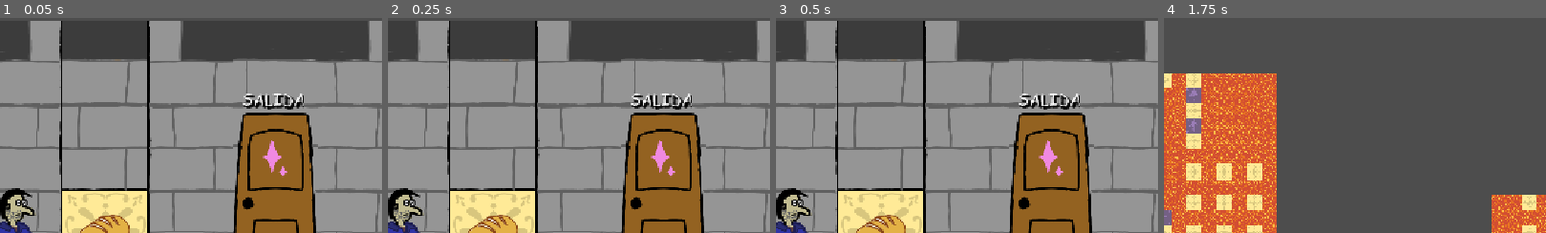
Above: before the commit, frames 1-4 (left to right).
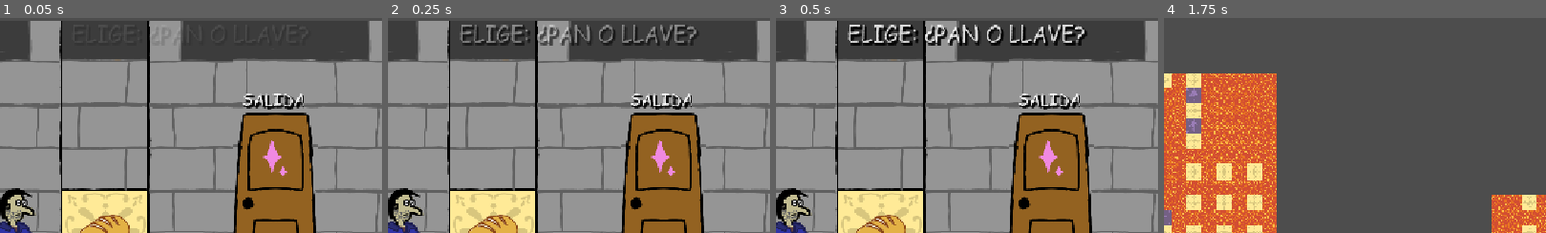
Above: after the commit, the same moments.

Repository: andresfdezc6/pan-sabe-mejor-que-llave-
Game: Godot game, scene res://Scenes/nivel_final.tscn
The game is run twice, just before and just after one commit, with the same random seed, the same clock (stepped at 60 frames per second) and the same inputs. This scene is started directly instead of the project's main scene. The engine's default icon, where the game draws it, is replaced by a stand-in: a white triangle on a blue panel in a dark square.
Inputs:
- Up to frame 1 (0.05 s): no input
- Up to frame 2 (0.25 s): no input
- Up to frame 3 (0.5 s): no input
- Up to frame 4 (1.75 s): tap Enter (ui_accept) at 0.5, 0.77, 1.25, 1.52 s; hold Right (right) 0.53-1.28 s; hold Space (interactuar) 0.53-1.28 s; hold S (down) from 1.28 s (still down); tap 1 at 1.35 s
The pictures show only the part of the screen within x 25-75%, y 0-50%; the shares and areas given below are measured in that part.

The runs differ from the first frame. In frame 2, 2.6% of the frame differs, in the area x 18-81%, y 3-13%; in frame 3, 3.4%, in the area x 18-82%, y 3-13%; in frame 4, nothing differs.

Commit message:
uy se me había olvidado subir esto
son cambios menorcillos, de formato y eso pero está bien que estén

Diff:
--- a/Scenes/nivel_final.tscn
+++ b/Scenes/nivel_final.tscn
@@ -4,6 +4,7 @@
 [ext_resource type="AudioStream" uid="uid://ctggb861s2ed0" path="res://assets/sounds/bgm/rosesblue PAN town (melo niveles normales) 133bmp mp3.mp3" id="2_bhr0d"]
 [ext_resource type="PackedScene" uid="uid://cw62rclc42132" path="res://Scenes/rich_text_label.tscn" id="2_w3t1b"]
 [ext_resource type="FontFile" uid="uid://c55xrrkojf46i" path="res://assets/fonts/Comic Papyrus.ttf" id="3_7xi5w"]
+[ext_resource type="Script" uid="uid://df3nibueoiqyq" path="res://Scripts/AvisoSecreto.gd" id="5_rkd1t"]
 
 [node name="nivel_base3" unique_id=275302144 instance=ExtResource("1_jj8k3")]
 posicion_inicial = Vector2i(-2, 0)
@@ -37,3 +38,22 @@
 theme_override_font_sizes/normal_font_size = 24
 text = "SALIDA"
 horizontal_alignment = 2
+
+[node name="AvisoSecreto" parent="CanvasLayer" parent_id_path=PackedInt32Array(992728299) index="2" unique_id=1853228500 instance=ExtResource("2_w3t1b")]
+anchors_preset = 5
+anchor_left = 0.5
+anchor_right = 0.5
+offset_left = -196.5
+offset_top = 0.0
+offset_right = 196.5
+offset_bottom = 54.0
+grow_horizontal = 2
+theme_override_colors/font_shadow_color = Color(0, 0, 0, 0.81960785)
+theme_override_constants/shadow_outline_size = 6
+theme_override_constants/shadow_offset_x = 3
+theme_override_constants/shadow_offset_y = 3
+theme_override_fonts/normal_font = ExtResource("3_7xi5w")
+theme_override_font_sizes/normal_font_size = 32
+text = "ELIGE: ¿ PAN O LLAVE?"
+horizontal_alignment = 1
+script = ExtResource("5_rkd1t")
--- a/Scenes/tuto_federico.tscn
+++ b/Scenes/tuto_federico.tscn
@@ -8,8 +8,11 @@
 [ext_resource type="Texture2D" uid="uid://bxnr5e5y8x46i" path="res://assets/sprites/federico_cargado_ssj.png" id="5_v1tox"]
 
 [node name="tuto_federico" type="PanelContainer" unique_id=465670743]
-offset_right = 1145.0
-offset_bottom = 652.0
+anchors_preset = 15
+anchor_right = 1.0
+anchor_bottom = 1.0
+grow_horizontal = 2
+grow_vertical = 2
 script = ExtResource("1_u3n2q")
 
 [node name="ColorRect" type="ColorRect" parent="." unique_id=2041365119]
--- /dev/null
+++ b/Scripts/AvisoSecreto.gd
@@ -0,0 +1,9 @@
+extends RichTextLabel
+
+func _ready() -> void:
+	if Global.secreto_on:
+		text = "ELIGE: ¿PAN Y LLAVE?"
+	else:
+		text = "ELIGE: ¿PAN O LLAVE?"
+	modulate.a = 0.0
+	create_tween().tween_property(self, "modulate:a", 1.0, 0.6)
Not shown, added: Scripts/AvisoSecreto.gd.uid
